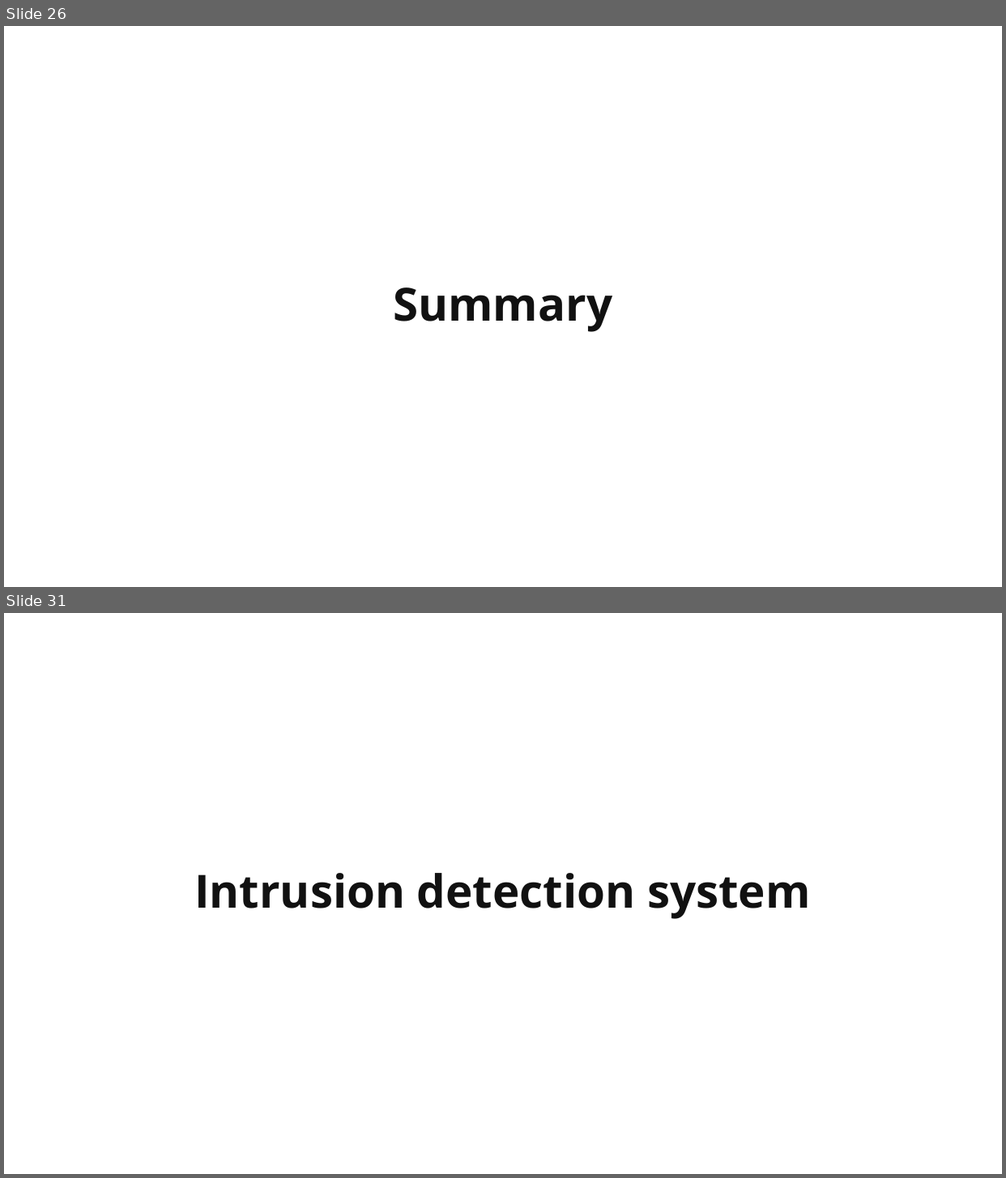
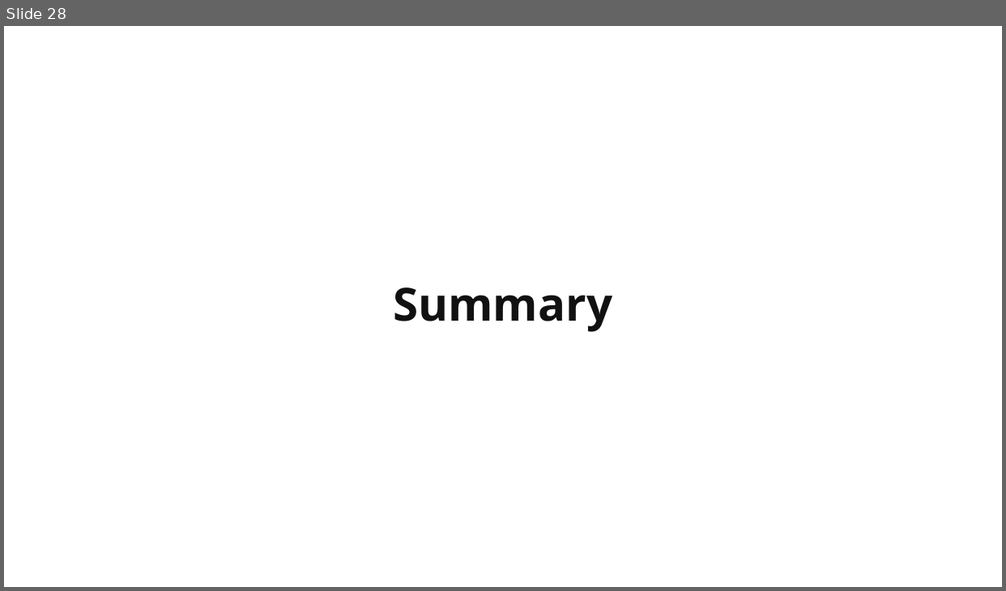
Before and after one commit to martymcflywa/ecu, a slide deck: year_1/sem_2/CSI1101_computer_security/0b_assignment_2_[22MAY15_0900]/dev/CSI1101_PONCE_A2_v03.pptx. Shown one above the other, each under a label of ours: slides 26 and 31 before the commit, slide 28 after it; the slides between them are not shown. The pictures are 1006x1178 and 1006x591 pixels, drawn with LibreOffice and Linux fonts; fonts in the diff are those of the drawing. Boxes give left, top, right and bottom in pixels: in the first picture for what was removed or moved away, otherwise in the second. Text is boxed around its words. In the diff, an @@ line names an element or a change of style, - is before the commit and + after.

```diff
--- a/year_1/sem_2/CSI1101_computer_security/0b_assignment_2_[22MAY15_0900]/dev/CSI1101_PONCE_A2_v03.pptx
+++ b/year_1/sem_2/CSI1101_computer_security/0b_assignment_2_[22MAY15_0900]/dev/CSI1101_PONCE_A2_v03.pptx
@@ slide 31 removed at (x1=4, y1=613, x2=1002, y2=1174), background #FFFFFF @@
@@ title removed at (x1=194, y1=873, x2=810, y2=919) @@
-Intrusion detection system
@@ what was slide 26 is now slide 28 @@
```
Also in this commit, not shown: 5 slides changed, 5 slides added, 4 other slides removed, 2 other files.
